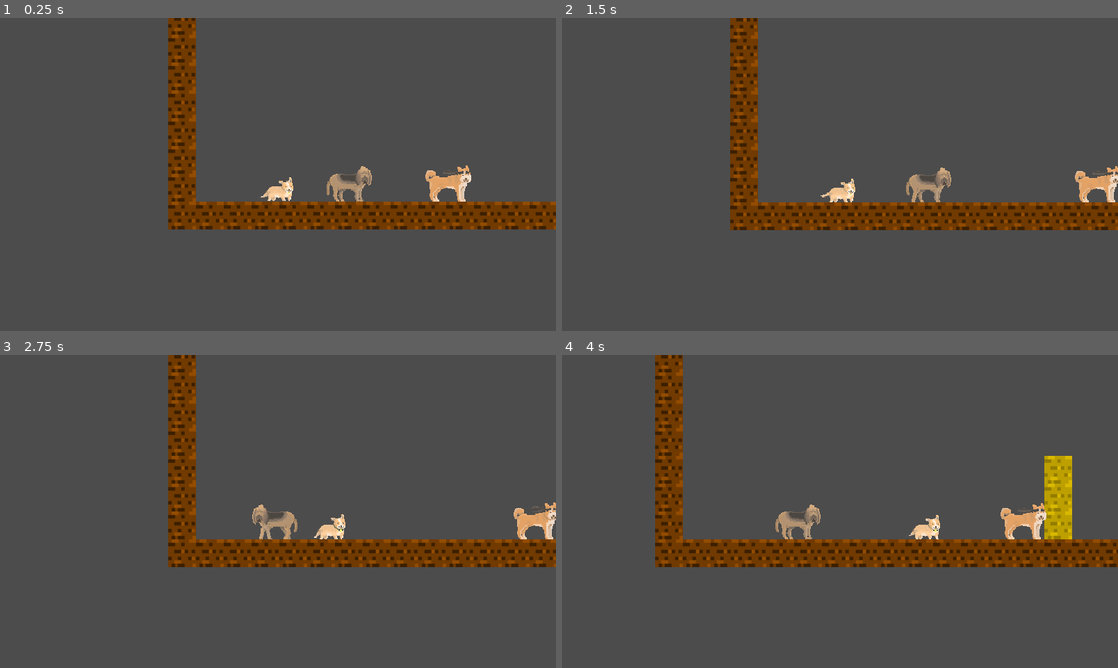
Above: before the commit, frames 1-4 (two rows, left to right).
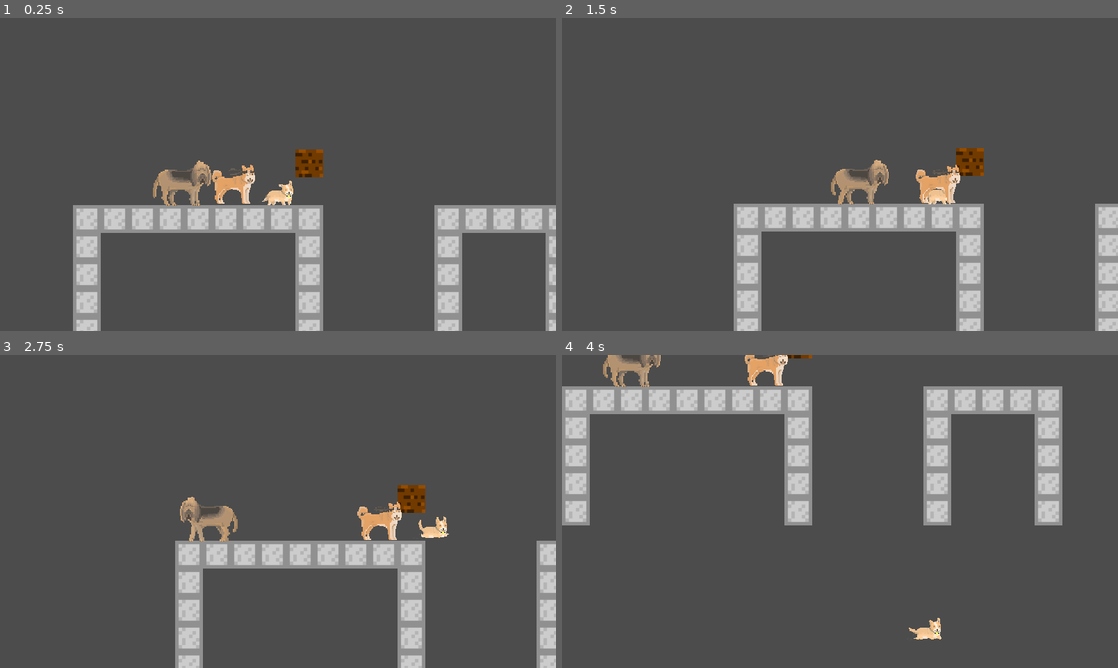
Above: after the commit, the same moments.

Repository: doge-io/temmie
Game: Godot game, scene res://levels/Level3.tscn
Two runs of this game, one before a commit and one after it. Both use one fixed random seed, a clock stepped at 60 frames per second and the inputs below. Before the commit the project starts from res://levels/Level1.tscn.
Inputs:
- Up to frame 1 (0.25 s): no input
- Up to frame 2 (1.5 s): hold Space (ui_select) 0.53-1.28 s; hold Right (ui_right) from 0.53 s (still down); tap Space (ui_select) at 1.35 s
- Up to frame 3 (2.75 s): tap Space (ui_select) at 1.52, 1.82 s; release Right (ui_right) at 2.03 s; hold Left (ui_left) from 2.03 s (still down); hold Space (ui_select) from 2.03 s (still down)
- Up to frame 4 (4 s): release Left (ui_left) at 2.78 s; release Space (ui_select) at 2.78 s; hold Right (ui_right) from 2.78 s (still down); tap Space (ui_select) at 2.85, 3.02, 3.32 s; hold Space (ui_select) from 3.53 s (still down)

The runs differ from the first frame. In frame 1, 19% of the frame differs, in the area x 13-100%, y 0-100%; in frame 2, 16%; in frame 3, 16%; in frame 4, 26%, in the area x 0-100%, y 0-91%.

Commit message:
Adjusted character sizes

Diff:
--- a/game/characters/Bloodhound.tscn
+++ b/game/characters/Bloodhound.tscn
@@ -31,38 +31,62 @@
 [sub_resource type="RectangleShape2D" id=2]
 
 custom_solver_bias = 0.0
-extents = Vector2( 27.0819, 16.2982 )
+extents = Vector2( 27.0819, 18.2486 )
 
 [node name="Bloodhound" type="KinematicBody2D"]
 
-position = Vector2( 215.834, 321.153 )
+position = Vector2( 219.303, 317.556 )
+scale = Vector2( 1.10842, 1.11242 )
 input_pickable = false
 collision_layer = 1
 collision_mask = 2
 collision/safe_margin = 0.08
 script = ExtResource( 1 )
 _sections_unfolded = [ "Collision", "Pickable" ]
+__meta__ = {
+"_edit_group_": true
+}
 
 [node name="AnimatedSprite" type="AnimatedSprite" parent="." index="0"]
 
-position = Vector2( -4.09706, 8.41193 )
+position = Vector2( 0.721665, 3.23091 )
+scale = Vector2( 1.15059, 1.16191 )
 frames = SubResource( 1 )
 animation = "Idle"
-frame = 1
+frame = 2
 playing = true
 
 [node name="CollisionShape2D" type="CollisionShape2D" parent="." index="1"]
 
-position = Vector2( -0.707092, 16.1167 )
+position = Vector2( 2.26494, 12.0957 )
 shape = SubResource( 2 )
 one_way_collision = true
 
-[node name="Animation" type="AnimationPlayer" parent="." index="2"]
+[node name="Camera2D" type="Camera2D" parent="." index="2"]
 
-root_node = NodePath("")
-autoplay = ""
-playback_process_mode = 1
-playback_default_blend_time = 0.0
-playback_speed = 1.0
-blend_times = [  ]
-_sections_unfolded = [ "Playback Options" ]
+anchor_mode = 1
+rotating = false
+current = false
+zoom = Vector2( 1, 1 )
+limit_left = -10000000
+limit_top = -10000000
+limit_right = 10000000
+limit_bottom = 10000000
+limit_smoothed = false
+drag_margin_h_enabled = true
+drag_margin_v_enabled = true
+smoothing_enabled = true
+smoothing_speed = 5.0
+offset_v = 0.0
+offset_h = 0.0
+drag_margin_left = 0.2
+drag_margin_top = 0.2
+drag_margin_right = 0.2
+drag_margin_bottom = 0.2
+editor_draw_screen = true
+editor_draw_limits = false
+editor_draw_drag_margin = false
+_sections_unfolded = [ "Smoothing" ]
+__meta__ = {
+"_edit_lock_": true
+}
--- a/game/characters/Corgi.tscn
+++ b/game/characters/Corgi.tscn
@@ -41,9 +41,9 @@
 [sub_resource type="RectangleShape2D" id=2]
 
 custom_solver_bias = 0.0
-extents = Vector2( 16.7153, 8.7009 )
+extents = Vector2( 16.7153, 8.0224 )
 
-[node name="Corgi" type="KinematicBody2D" index="0"]
+[node name="Corgi" type="KinematicBody2D"]
 
 position = Vector2( 126.419, 323.779 )
 input_pickable = false
@@ -52,13 +52,16 @@
 collision/safe_margin = 0.08
 script = ExtResource( 1 )
 _sections_unfolded = [ "Collision", "Pickable", "collision" ]
+__meta__ = {
+"_edit_group_": true
+}
 
 [node name="AnimatedSprite" type="AnimatedSprite" parent="." index="0"]
 
 position = Vector2( -32, -32 )
 frames = SubResource( 1 )
 animation = "Idle"
-frame = 1
+frame = 4
 playing = true
 centered = false
 offset = Vector2( 0, 15 )
@@ -90,10 +93,7 @@
 editor_draw_screen = true
 editor_draw_limits = false
 editor_draw_drag_margin = false
-_sections_unfolded = [ "Smoothing" ]
-__meta__ = {
-"_edit_lock_": true
-}
+_sections_unfolded = [ "Drag Margin", "Editor", "Transform", "Z Index" ]
 
 [node name="Ray" type="RayCast2D" parent="." index="2"]
 
--- a/game/characters/Shiba.gd
+++ b/game/characters/Shiba.gd
@@ -70,7 +70,7 @@
 func spawn_cloud():
 	cloud = cloudObj.instance()
 	cloud.position = get_position()
-	cloud.position.y += 16
+	cloud.position.y += 36
 	get_parent().add_child(cloud)
 	cloud_created = true
 	timer.start()
--- a/game/characters/Shiba.tscn
+++ b/game/characters/Shiba.tscn
@@ -26,12 +26,7 @@
 [ext_resource path="res://animations/shibe-walk0010.png" type="Texture" id=24]
 [ext_resource path="res://animations/shibe-walk0011.png" type="Texture" id=25]
 
-[sub_resource type="RectangleShape2D" id=1]
-
-custom_solver_bias = 0.0
-extents = Vector2( 24.7307, 15.7461 )
-
-[sub_resource type="SpriteFrames" id=2]
+[sub_resource type="SpriteFrames" id=1]
 
 animations = [ {
 "frames": [ ExtResource( 2 ), ExtResource( 3 ), ExtResource( 4 ), ExtResource( 5 ), ExtResource( 6 ), ExtResource( 7 ), ExtResource( 8 ), ExtResource( 9 ), ExtResource( 10 ), ExtResource( 11 ), ExtResource( 12 ), ExtResource( 13 ) ],
@@ -46,30 +41,63 @@
 } ]
 _sections_unfolded = [ "Resource" ]
 
+[sub_resource type="RectangleShape2D" id=2]
+
+custom_solver_bias = 0.0
+extents = Vector2( 26.3403, 18.7591 )
+
 [node name="Shiba" type="KinematicBody2D"]
 
-position = Vector2( 357.958, 311.658 )
+position = Vector2( 346.432, 321.946 )
+scale = Vector2( 0.778036, 0.90106 )
 input_pickable = false
 collision_layer = 1
 collision_mask = 1
 collision/safe_margin = 0.08
 script = ExtResource( 1 )
 _sections_unfolded = [ "Collision", "Pickable", "Transform", "collision" ]
-__meta__ = {
-"_edit_group_": true
-}
 
-[node name="CollisionShape2D" type="CollisionShape2D" parent="." index="0"]
+[node name="AnimatedSprite" type="AnimatedSprite" parent="." index="0"]
 
-position = Vector2( 1.19165, 11.5192 )
-shape = SubResource( 1 )
+position = Vector2( 7.64364, -6.21008 )
+scale = Vector2( 1.23886, 1.19406 )
+frames = SubResource( 1 )
+animation = "Idle"
+playing = true
+_sections_unfolded = [ "Material", "Visibility" ]
+
+[node name="CollisionShape2D" type="CollisionShape2D" parent="." index="1"]
+
+position = Vector2( 10.0327, 8.10159 )
+shape = SubResource( 2 )
 one_way_collision = true
 _sections_unfolded = [ "Transform" ]
 
-[node name="AnimatedSprite" type="AnimatedSprite" parent="." index="1"]
+[node name="Camera2D" type="Camera2D" parent="." index="2"]
 
-frames = SubResource( 2 )
-animation = "Idle"
-frame = 9
-playing = true
-_sections_unfolded = [ "Material", "Visibility" ]
+anchor_mode = 1
+rotating = false
+current = false
+zoom = Vector2( 1, 1 )
+limit_left = -10000000
+limit_top = -10000000
+limit_right = 10000000
+limit_bottom = 10000000
+limit_smoothed = false
+drag_margin_h_enabled = true
+drag_margin_v_enabled = true
+smoothing_enabled = true
+smoothing_speed = 5.0
+offset_v = 0.0
+offset_h = 0.0
+drag_margin_left = 0.2
+drag_margin_top = 0.2
+drag_margin_right = 0.2
+drag_margin_bottom = 0.2
+editor_draw_screen = true
+editor_draw_limits = false
+editor_draw_drag_margin = false
+_sections_unfolded = [ "Smoothing" ]
+__meta__ = {
+"_edit_lock_": true
+}
--- a/game/levels/Level1.gd
+++ b/game/levels/Level1.gd
@@ -13,6 +13,15 @@
 func _input(event):
 	if event.is_action_pressed("ui_select"):
     # Just an ugly boolean switch :D
-		players[current_player_index].active = false
+		var current_player = players[current_player_index]
+		current_player.active = false
+
 		current_player_index = 0 if current_player_index >= len(players)-1 else current_player_index + 1
-		players[current_player_index].active = true
+		current_player = players[current_player_index]
+		current_player.active = true
+		current_player.get_node("Camera2D").current = true
+
+func _process(delta):
+	for player in players:
+		if player.position.y > 1000:
+			get_tree().reload_current_scene()
--- a/game/levels/Level3.tscn
+++ b/game/levels/Level3.tscn
@@ -1,3 +1,54 @@
-[gd_scene format=2]
+[gd_scene load_steps=6 format=2]
 
-[node name="Level3" type="Node"]
+[ext_resource path="res://levels/Level1.gd" type="Script" id=1]
+[ext_resource path="res://tilesets/sample.tres" type="TileSet" id=2]
+[ext_resource path="res://characters/Corgi.tscn" type="PackedScene" id=3]
+[ext_resource path="res://characters/Bloodhound.tscn" type="PackedScene" id=4]
+[ext_resource path="res://characters/Shiba.tscn" type="PackedScene" id=5]
+
+[node name="Level3" type="Node" index="0"]
+
+script = ExtResource( 1 )
+
+[node name="TileMap" type="TileMap" parent="." index="0"]
+
+position = Vector2( -60.2975, -0.440125 )
+mode = 0
+tile_set = ExtResource( 2 )
+cell_size = Vector2( 32, 32 )
+cell_quadrant_size = 16
+cell_custom_transform = Transform2D( 1, 0, 0, 1, 0, 0 )
+cell_half_offset = 2
+cell_tile_origin = 0
+cell_y_sort = false
+cell_clip_uv = false
+collision_use_kinematic = false
+collision_friction = 1.0
+collision_bounce = 0.0
+collision_layer = 1
+collision_mask = 1
+occluder_light_mask = 1
+format = 1
+tile_data = PoolIntArray( 458788, 0, 0, 458789, 0, 0, 458790, 0, 0, 458791, 0, 0, 458792, 0, 0, 524324, 0, 0, 524328, 0, 0, 589832, 3, 0, 589860, 0, 0, 589864, 0, 0, 655396, 0, 0, 655400, 0, 0, 720896, 0, 0, 720897, 0, 0, 720898, 0, 0, 720899, 0, 0, 720900, 0, 0, 720901, 0, 0, 720902, 0, 0, 720903, 0, 0, 720904, 0, 0, 720909, 0, 0, 720910, 0, 0, 720911, 0, 0, 720912, 0, 0, 720913, 0, 0, 720932, 0, 0, 720937, 0, 0, 786432, 0, 0, 786440, 0, 0, 786445, 0, 0, 786449, 0, 0, 786458, 0, 0, 786459, 0, 0, 786460, 0, 0, 786461, 0, 0, 786468, 0, 0, 786473, 0, 0, 851968, 0, 0, 851976, 0, 0, 851981, 0, 0, 851985, 0, 0, 851994, 0, 0, 851997, 0, 0, 852004, 0, 0, 852009, 0, 0, 917504, 0, 0, 917512, 0, 0, 917517, 0, 0, 917521, 0, 0, 917530, 0, 0, 917533, 0, 0, 917540, 0, 0, 917545, 0, 0, 983040, 0, 0, 983048, 0, 0, 983053, 0, 0, 983057, 0, 0, 983069, 0, 0, 983076, 0, 0, 983081, 0, 0 )
+_sections_unfolded = [ "Cell" ]
+
+[node name="Corgi" parent="." index="1" instance=ExtResource( 3 )]
+
+position = Vector2( 175.464, 316.524 )
+
+[node name="Bloodhound" parent="." index="2" instance=ExtResource( 4 )]
+
+position = Vector2( 60.8145, 317.031 )
+
+[node name="Shiba" parent="." index="3" instance=ExtResource( 5 )]
+
+position = Vector2( 116.297, 323.258 )
+
+[node name="Tween" type="Tween" parent="." index="4"]
+
+repeat = false
+playback_process_mode = 1
+playback_speed = 1.0
+playback/active = false
+playback/repeat = false
+playback/speed = 1.0
--- a/game/project.godot
+++ b/game/project.godot
@@ -11,7 +11,7 @@
 [application]
 
 config/name="Dogs"
-run/main_scene="res://levels/Level1.tscn"
+run/main_scene="res://levels/Level3.tscn"
 boot_splash/fullsize=false
 config/icon="res://icon.png"
 
--- a/game/resources/Tileset.tscn
+++ b/game/resources/Tileset.tscn
@@ -12,7 +12,7 @@
 custom_solver_bias = 0.0
 extents = Vector2( 16, 16 )
 
-[node name="Tileset" type="Node" index="0"]
+[node name="Tileset" type="Node"]
 
 [node name="Dirt" type="Sprite" parent="." index="0"]
 
